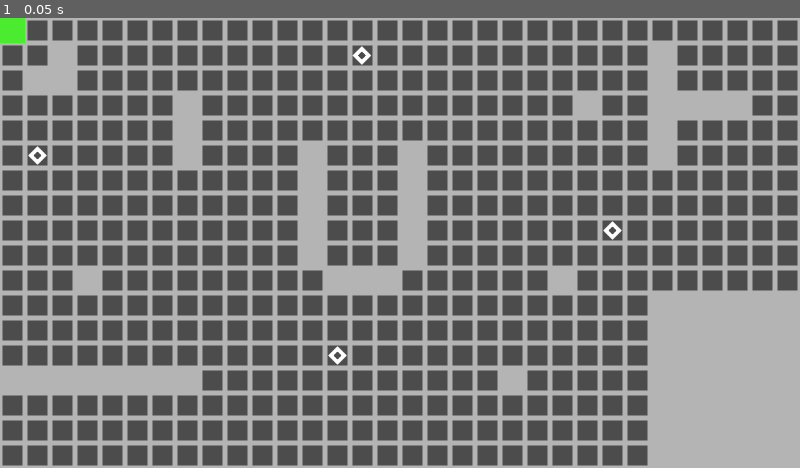
Above: before the commit, frame 1.
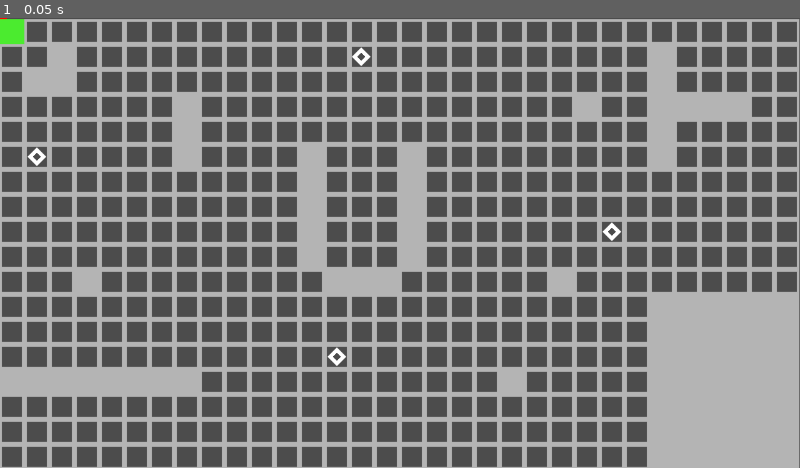
Above: after the commit, the same moment.

Repository: davesilva/ludum-dare-56
Game: Godot game, scene res://game/contexts/gameplay_context/gameplay_context.tscn
Two runs of this game, one before a commit and one after it. Both use one fixed random seed, a clock stepped at 60 frames per second and the inputs below. This scene is started directly instead of the project's main scene.
Inputs:
- Up to frame 1 (0.05 s): no input

The runs differ from the first frame. In frame 1, 17% of the frame differs, in the area x 0-100%, y 0-100%.

Commit message:
Shake the screen on bomb explosion

Diff:
--- a/game/contexts/gameplay_context/gameplay_context.gd
+++ b/game/contexts/gameplay_context/gameplay_context.gd
@@ -19,6 +19,7 @@
 	Game.events.player.connect("player_picked_up_apple", self, "_on_player_picked_up_apple")
 	Game.connect("player_connected", self, "_on_player_connected")
 	Game.connect("player_disconnected", self, "_on_player_disconnected")
+	Game.camera_service.active_camera = $camera_2d
 
 
 func _process(delta):
--- a/game/contexts/gameplay_context/gameplay_context.tscn
+++ b/game/contexts/gameplay_context/gameplay_context.tscn
@@ -15,3 +15,7 @@
 
 [node name="apple" parent="." instance=ExtResource( 4 )]
 scale = Vector2( 0.3, 0.3 )
+
+[node name="camera_2d" type="Camera2D" parent="."]
+position = Vector2( 641, 358 )
+current = true
--- a/game/items/bomb.gd
+++ b/game/items/bomb.gd
@@ -37,3 +37,4 @@
 	var explosion_parent = Game.world_service.get_spawn_root()
 	explosion_parent.add_child(explosion_instance)
 	explosion_instance.global_position = self.global_position
+	Game.camera_service.start_screen_shake(500, 0.3, 1000)
